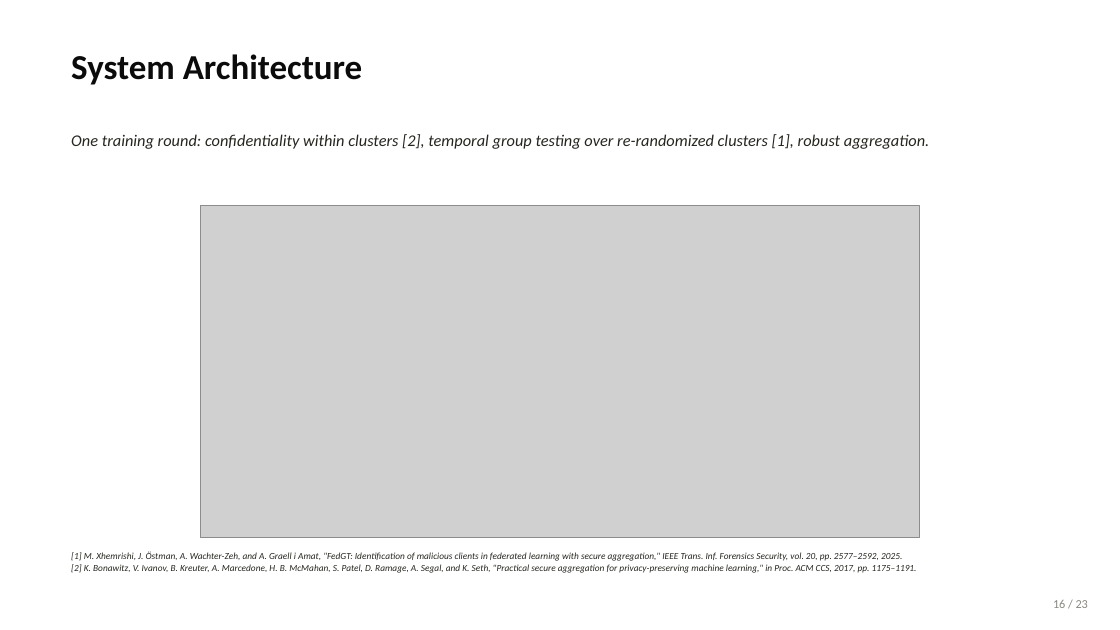
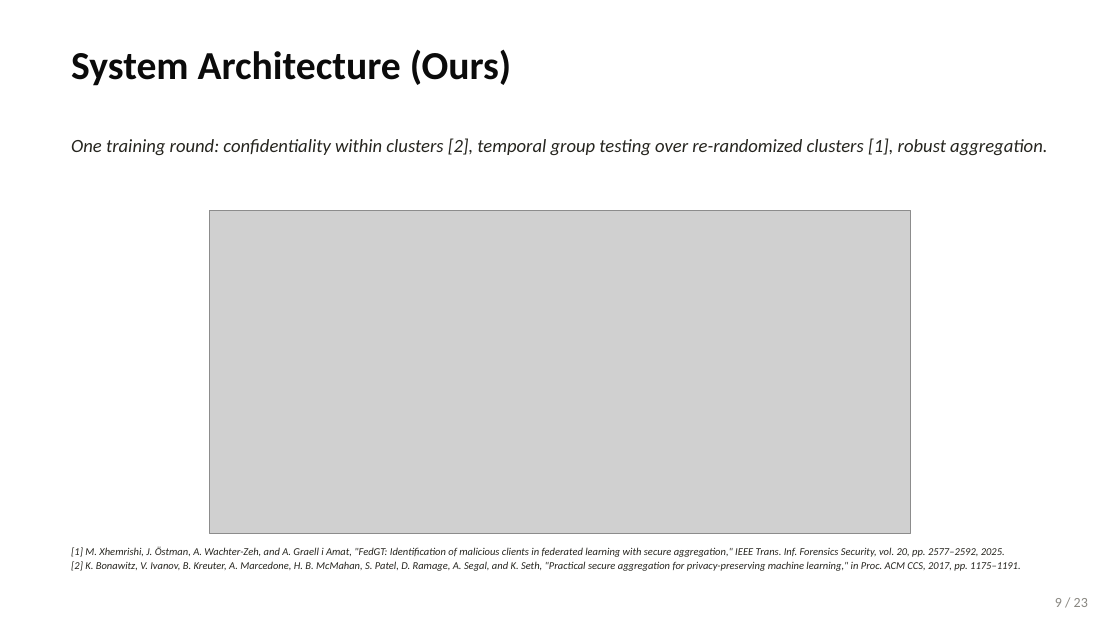
Before and after one commit to wshuv-o/cb-safe-draft, a slide deck: slide 10 of paper/cbsafe_deck.pptx (slide 17 before the commit). Drawn at 1120x630 pixels with LibreOffice and Linux fonts; fonts in the diff are those of the drawing; grey boxes stand for pictures. Boxes give left, top, right and bottom in pixels: in the first picture for what was removed or moved away, otherwise in the second. Text is boxed around its words. In the diff, an @@ line names an element or a change of style, - is before the commit and + after.

```diff
--- a/paper/cbsafe_deck.pptx
+++ b/paper/cbsafe_deck.pptx
@@ text at box(71, 49, 511, 86): text changed; size 30 to 34 pt @@
-System Architecture
+System Architecture (Ours)
@@ text "One training round: confidentiality within ..." at box(71, 138, 1047, 155): size 14 to 16 pt @@
@@ picture: place and size @@
-picture at box(200, 206, 920, 538)
+picture at box(209, 210, 911, 534)
@@ text "[1] M. Xhemrishi, J. Östman, ..." at box(71, 547, 1020, 571): size 8 to 9 pt @@
@@ text at box(1055, 598, 1088, 607): text changed; size 10.5 to 12 pt @@
-16 / 23
+9 / 23
```
Also in this commit, not shown: 23 other slides changed, 1 slide added, 1 slide removed, 27 other files.
